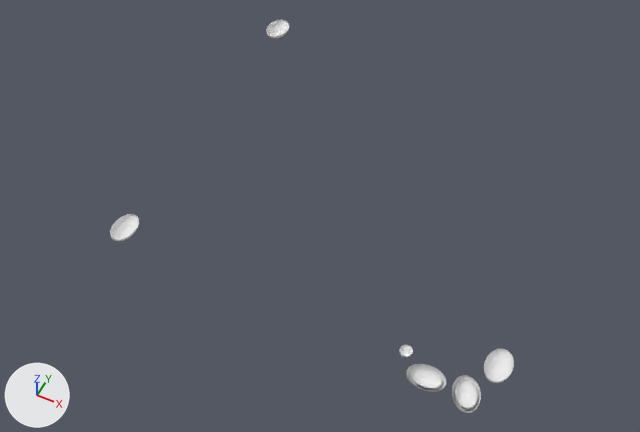
A saved change to the OBJ model Project/Models/VasijasYMolcajete.obj.
One viewpoint serves both versions: a 50 mm lens placed at (-4.27, -15.4, 12.16), pointed at (-9.09, -5.76, 0.11). The axes (+X, +Y, +Z) are drawn at lower left. The lights are the same throughout. Materials are left out; every surface is plain grey. Where no turn or scale is listed for an object, it has been applied to the vertices.

Names of what the first picture shows: 'VasijasYMolcajete'.
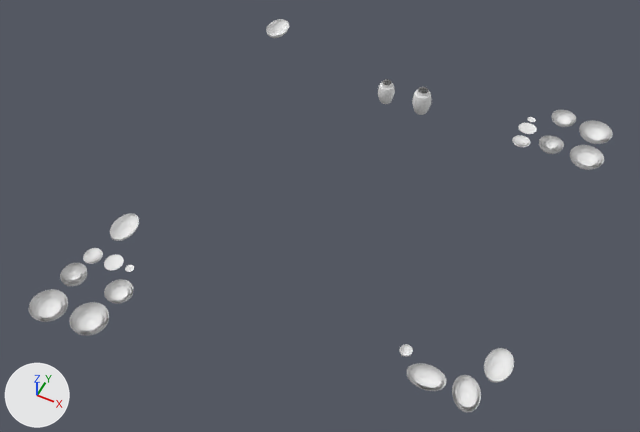
Where the change shows, as pixel boxes [x1, y1, x2, y2] in the pictures (640 x 432 px; the box of a moved part takes in the faces that stretch with it):
'VasijasYMolcajete', reshaped (45% wider): before [110, 20, 514, 413]; after [28, 19, 613, 412]
part 1 of me_vasijasymolcajete, moved or reshaped: before [266, 20, 289, 39]; after [579, 120, 613, 144]
part 2 of me_vasijasymolcajete, moved or reshaped: [110, 214, 139, 241] in both
part 3 of me_vasijasymolcajete, added: after [400, 344, 413, 357]
part 4 of me_vasijasymolcajete, added: after [28, 248, 134, 335]
part 5 of me_vasijasymolcajete, added: after [512, 110, 610, 170]
part 6 of me_vasijasymolcajete, moved or reshaped (not visible afterwards): before [399, 345, 413, 357]
part 7 of me_vasijasymolcajete, added: after [378, 79, 432, 115]
part 8 of me_vasijasymolcajete, added: after [266, 19, 289, 38]

The change, as a diff of the scene's bpy script:
```diff
--- a/Project/Models/VasijasYMolcajete.obj.py
+++ b/Project/Models/VasijasYMolcajete.obj.py
@@ me_vasijasymolcajete @@
 # used by ob_vasijasymolcajete; location = (0.0, 0.0, 0.0)
-me_vasijasymolcajete.from_pydata(...)  # 3246 vertices, 3328 faces; spans x -12.65..-4.91, y -8.39..-0.9, z -0.02..0.2
+me_vasijasymolcajete.from_pydata(...)  # 11730 vertices, 11776 faces; spans x -12.65..-4.83, y -9.95..-0.9, z -0.07..0.54
+# me_vasijasymolcajete part 1: the loose piece of 225 vertices spanning x -12.65..-12.17, y -1.54..-0.9, z 0.0..0.19 is multiplied about its middle by the matrix ((1.34, 0.217, 0.0), (-0.291, 0.959, 0.0), (0.0, 0.0, 0.991)), then moved by (7.23, -0.2, 0.03)
+# me_vasijasymolcajete part 2: the loose piece of 225 vertices spanning x -12.28..-11.84, y -7.95..-7.3, z 0.01..0.2 is moved by (0.0, 0.0, 0.01)
+# me_vasijasymolcajete part 3: the loose piece of 225 vertices spanning x -6.67..-6.46, y -7.84..-7.62, z 0.01..0.11 is copied, and the copy is moved by (0.0, 0.0, 0.01); it spans x -6.67..-6.46, y -7.84..-7.62, z 0.03..0.12
+# me_vasijasymolcajete part 4: 3825 vertices added at x -12.5..-11.08, y -9.95..-8.13, z 0.02..0.25
+# me_vasijasymolcajete part 5: 3600 vertices added at x -6.63..-4.83, y -2.51..-1.03, z 0.02..0.24
+# me_vasijasymolcajete part 6: 116 vertices moved within x -6.62..-6.48, y -7.81..-7.66, z 0.0..0.05; 1038 vertices removed from x -6.67..-6.46, y -7.84..-7.62, z -0.02..0.11; 813 vertices added at x -6.62..-6.48, y -7.81..-7.65, z 0.0..0.07
+# me_vasijasymolcajete part 7: 834 vertices added at x -9.54..-8.39, y -2.34..-1.95, z -0.07..0.54
+# me_vasijasymolcajete part 8: 225 vertices added at x -12.65..-12.17, y -1.54..-0.9, z 0.02..0.21
```
